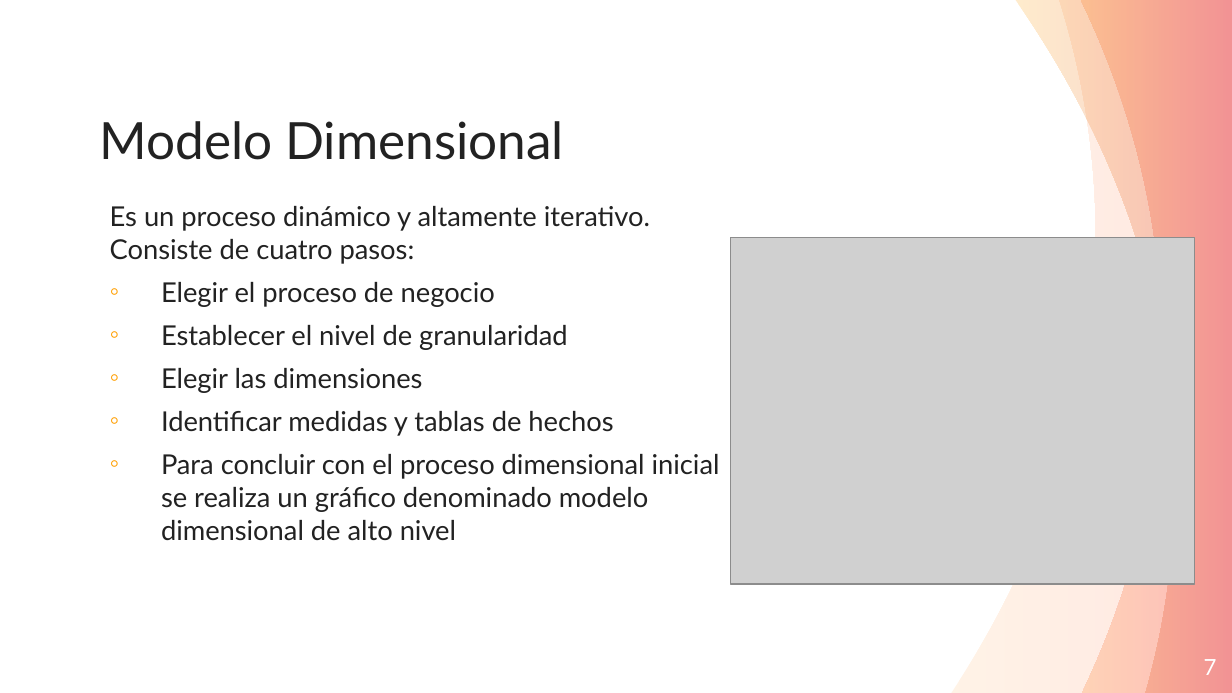
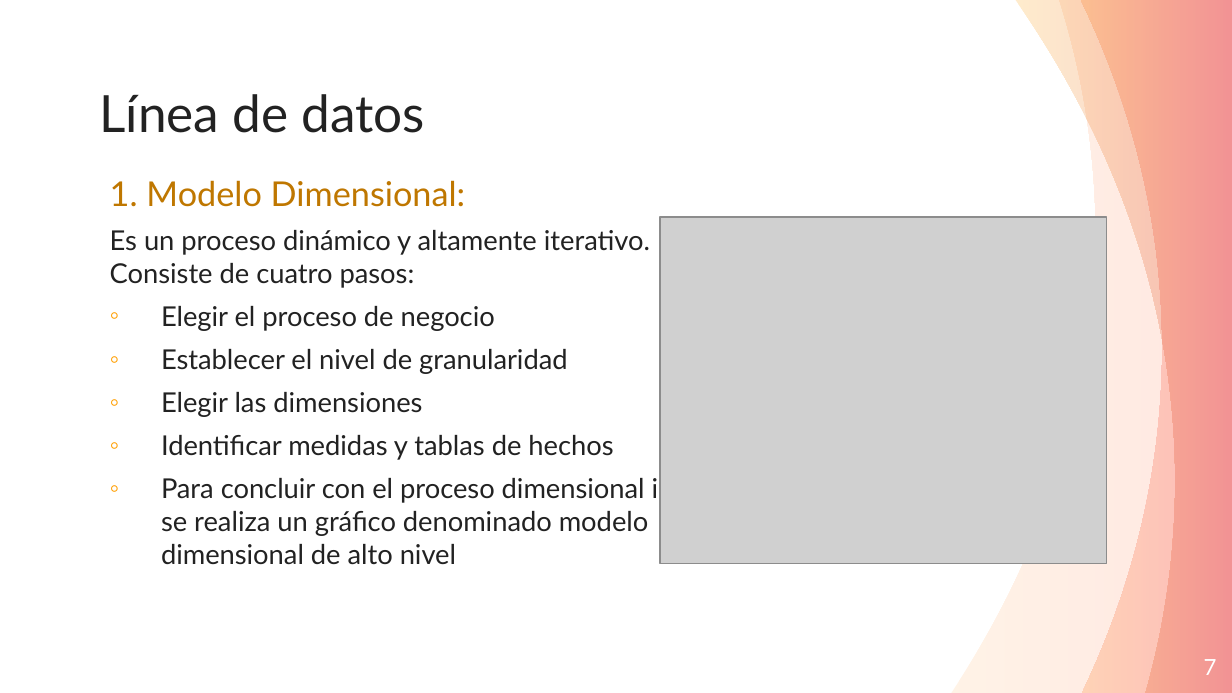
Before and after one commit to Andre-Reinoso/Inmon-vs-Kimball, a slide deck: slide 7 of Inmon-vs-Kimball.pptx. Drawn at 1232x693 pixels with LibreOffice and Linux fonts; fonts in the diff are those of the drawing; grey boxes stand for pictures. Boxes give left, top, right and bottom in pixels: in the first picture for what was removed or moved away, otherwise in the second. Text is boxed around its words. In the diff, an @@ line names an element or a change of style, - is before the commit and + after.

```diff
--- a/Inmon-vs-Kimball.pptx
+++ b/Inmon-vs-Kimball.pptx
@@ title at (x1=99, y1=94, x2=424, y2=133): text changed @@
-Modelo Dimensional
+Línea de datos
@@ text "1. Modelo Dimensional:" moved from (x1=110, y1=206, x2=720, y2=541) to (x1=110, y1=180, x2=720, y2=565) @@
@@ text at (x1=110, y1=180, x2=466, y2=207): paragraph added @@
+1. Modelo Dimensional:
@@ picture resized from (x1=731, y1=238, x2=1195, y2=584) to (x1=660, y1=217, x2=1108, y2=563) @@
```
Also in this commit, not shown: 2 other slides changed, 2 slides added, 1 slide removed, 3 other files.
